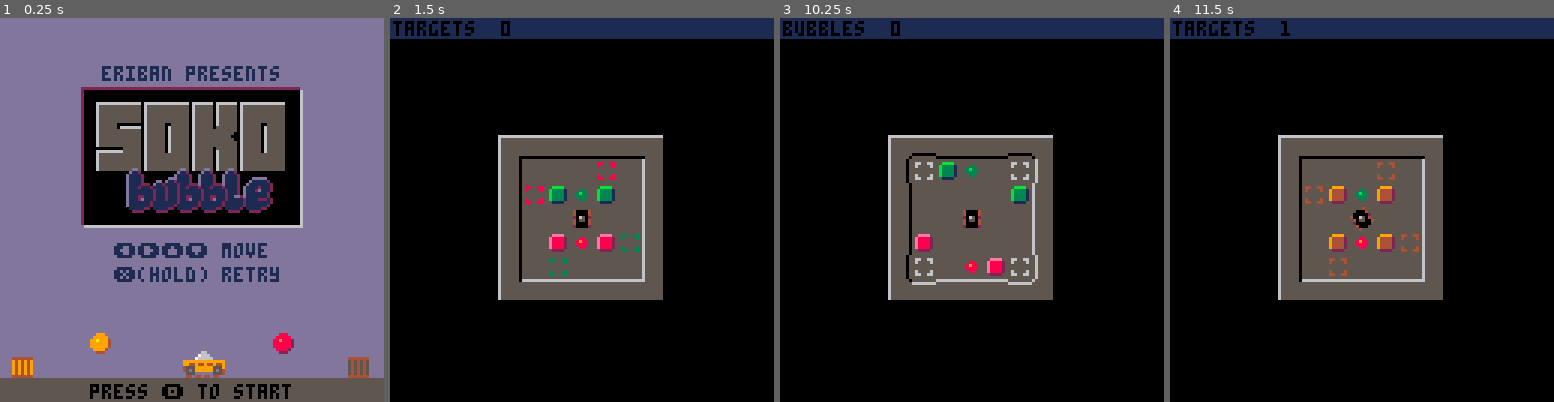
Above: before the commit, frames 1-4 (left to right).
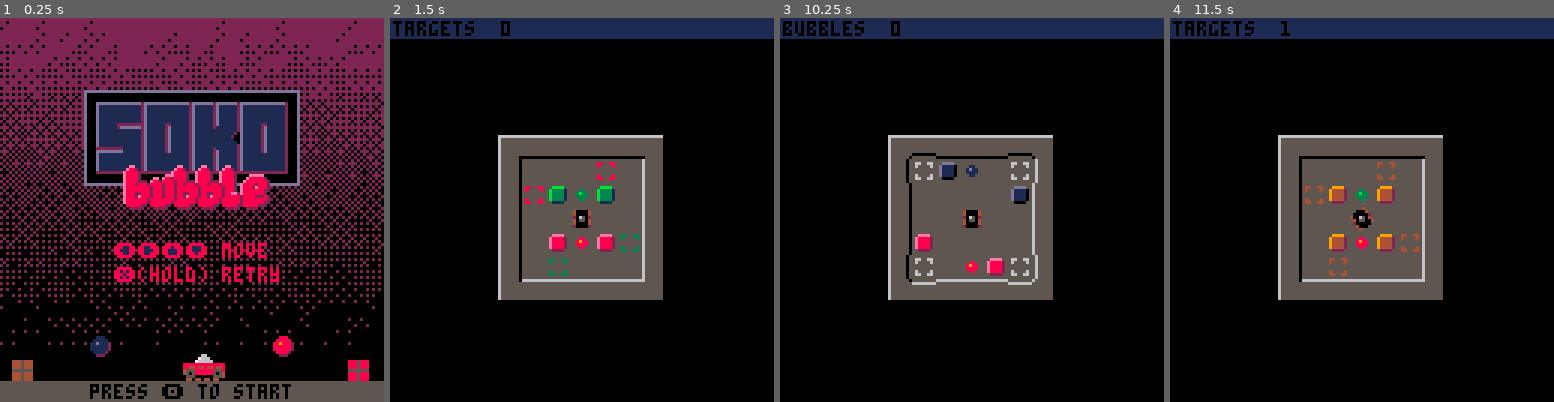
Above: after the commit, the same moments.

Repository: erwinbonsma/SokoBubbleP8
Game: PICO-8 cartridge sokobubble.p8
Two runs of this game, one before a commit and one after it. Both use one fixed random seed, a clock stepped at 60 frames per second and the inputs below.
Inputs:
- Up to frame 1 (0.25 s): no input
- Up to frame 2 (1.5 s): tap O (Z key) at 0.33, 0.7, 1.43 s; tap X (X key) at 1.07 s
- Up to frame 3 (10.25 s): hold Left 1.97-2.37 s; tap X (X key) every 0.33 s from 2.07 to 10.07 s; tap O (Z key) every 0.88 s from 2.22 to 10.17 s; hold Down 2.42-2.82 s; hold Right 2.87-3.53 s; hold Up 3.58-4.08 s; hold Right 4.13-4.53 s; hold Down 4.58-5.08 s; hold Left 5.13-5.8 s; hold Up 5.85-6.18 s; hold Left 6.23-6.63 s; hold Down 6.68-7.08 s; hold Right 7.13-7.8 s; hold Up 7.85-8.35 s; hold Right 8.4-8.8 s; hold Down 8.85-9.35 s; hold Left 9.4-10.07 s; hold Up from 10.12 s (still down)
- Up to frame 4 (11.5 s): tap X (X key) every 0.33 s from 10.4 to 11.4 s; release Up at 10.45 s; hold Left 10.5-10.9 s; hold Down 10.95-11.35 s; tap O (Z key) at 11.05 s; hold Right from 11.4 s (still down)

The runs differ from the first frame. In frame 1, 89% of the frame differs, in the area x 0-100%, y 0-95%; in frame 2, nothing differs; in frame 3, 0.5%; in frame 4, nothing differs.

Commit message:
Tweak title screen; add gradient background

Diff:
--- a/sokobubble.p8
+++ b/sokobubble.p8
@@ -831,7 +831,7 @@
   car={
    x=60,
    dx=0.5,
-   c=1
+   c=2
   },
   boxr={
    x=116
@@ -880,8 +880,8 @@
     sfx(0)
    end
   elseif car.x<40 then
-   if car.c!=1 then sfx(5) end
-   car.c=1
+   if car.c!=4 then sfx(5) end
+   car.c=4
   elseif car.x<64 then
    title.boxr.x=116
    title.boxr.touched=false
@@ -889,69 +889,114 @@
  end
 end
 
+function soko_title_pal()
+ pal(15,2)
+ pal(5,1)
+ pal(6,13)
+end
+
 function label_draw()
  cls()
 
+ soko_title_pal()
  map(0,15,0,4,8,3)
- for x=0,7 do
+ for x=0,6 do
   for y=0,1 do
    spr(128+x+y*16,x*8+8,y*8+26)
   end
  end
-
+ pal()
+
+ pal(15,0)
  spr(160,24,48,2,2)
- spr(168,4,50)
- spr(184,52,56)
-end
+ spr(166,4,50)
+ spr(182,52,56)
+end
+
+fillpats={
+ 0b1111111111111111,
+ 0b0111111111111111,
+ 0b0111111111011111,
+ 0b0101111111011111,
+ 0b0101111101011111,
+ 0b0101101101011111,
+ 0b0101101101011110,
+ 0b0101101001011110,
+ 0b0101101001011010,
+ 0b0001101001011010,
+ 0b0001101001001010,
+ 0b0000101001001010,
+ 0b0000101000001010,
+ 0b0000001000001010,
+ 0b0000001000001000
+}
 
 function title_draw()
- cls(13)
- rect(27,23,99,68,2)
- rect(28,24,100,69,6)
- rectfill(28,24,99,68,0)
-
- pal(15,0)
+ srand(127)
+ local p=0
+ for y=0,31 do
+  for x=0,31 do
+   local i=1+min(
+    y\1.7+flr(rnd(3)),16
+   )
+   fillp(fillpats[18-i])
+   rectfill(
+    x*4,y*4,
+    x*4+3,y*4+3,2
+   )
+  end
+ end
+ fillp()
+
+ rectfill(28,24,99,55,0)
+ rect(28,24,99,55,13)
+
+ soko_title_pal()
  map(0,15,32,28,8,3)
- for x=0,7 do
+ for x=0,6 do
   for y=0,1 do
-   spr(128+x+y*16,x*8+41,y*8+50)
-  end
- end
-
- rectfill(0,120,127,127,5)
-
+   spr(128+x+y*16,x*8+40,y*8+49)
+  end
+ end
+ pal()
+
+ rectfill(0,121,127,127,5)
+
+ for i=0,4 do
+  local x=40+(i%4)*8
+  local y=76+(i\4)*8
+  rectfill(x,y,x+2,y+2,1)
+ end
  print(
-  "eriban presents",34,16,1
- )
-
+  "⬅️➡️⬆️⬇️ move",38,75,8
+ )
  print(
-  "⬅️➡️⬆️⬇️ move",38,75,1
- )
- print(
-  "❎(hold) retry",38,83,1
+  "❎(hold) retry",38,83,8
  )
 
  print(
   "press 🅾️ to start",30,122,0
  )
 
+ pal(15,0)
+
  --draw bubbles
- spr(166,30,105)
- spr(167,91,105)
+ spr(166,30,106)
+ spr(167,91,106)
 
  --draw car
  local car=title.car
  pal(1,colors[car.c])
  spr(
   160+2*((car.x%3)\1),
-  car.x-8,104,
+  car.x-8,105,
   2,2
  )
 
  --draw boxes
- pal(colors[3-car.c],5)
- spr(183,title.boxr.x,112)
- spr(182,title.boxl.x,112)
+ pal(colors[6-car.c],4)
+ spr(183,title.boxr.x,113)
+ spr(182,title.boxl.x,113)
  pal()
 end
 
@@ -1223,8 +1268,8 @@
 3556002f0055653535450025000075353500000000000035356600757500763535250056000025351b350000560031340000000000000000000000000000000000000000000000000000000000000000000000000000000000000000000000000000000000000000000000000000000000000000000000000000000000000000
 333636363636363433363636363636343336363636363634183636363636361918363636363636191b3336363636341b0000000000000000000000000000000000000000000000000000000000000000000000000000000000000000000000000000000000000000000000000000000000000000000000000000000000000000
 31293636362932313636363636323136363636363231363636363636323a3b38373731380000000000000000000000000000000000000000000000000000000000000000000000000000000000000000000000000000000000000000000000000000000000000000000000000000000000000000000000000000000000000000
-264d6066004d28350000005500353510000000003535100000000000351b351c3e3c3e380000000000000000000000000000000000000000000000000000000000000000000000000000000000000000000000000000000000000000000000000000000000000000000000000000000000000000000000000000000000000000
-35000000006035355560666000353500600040003535000000000000351b391b393933380000000000000000000000000000000000000000000000000000000000000000000000000000000000000000000000000000000000000000000000000000000000000000000000000000000000000000000000000000000000000000
+264d7076004d28350000005500353510000000003535100000000000351b351c3e3c3e380000000000000000000000000000000000000000000000000000000000000000000000000000000000000000000000000000000000000000000000000000000000000000000000000000000000000000000000000000000000000000
+35000000007035355560666000353500600040003535000000000000351b391b393933380000000000000000000000000000000000000000000000000000000000000000000000000000000000000000000000000000000000000000000000000000000000000000000000000000000000000000000000000000000000000000
 3500001000003535000010000035350050660056353565506656605535313831173117370000000000000000000000000000000000000000000000000000000000000000000000000000000000000000000000000000000000000000000000000000000000000000000000000000000000000000000000000000000000000000
 3550000000003535005056506535350070004d4d2835655066566055353e3835353535390000000000000000000000000000000000000000000000000000000000000000000000000000000000000000000000000000000000000000000000000000000000000000000000000000000000000000000000000000000000000000
 264d0056504d2835006500000035350000764d482835000000000000353338393933194f0000000000000000000000000000000000000000000000000000000000000000000000000000000000000000000000000000000000000000000000000000000000000000000000000000000000000000000000000000000000000000
Not shown, changed: 32 lines of the sprite sheet (__gfx__) section of sokobubble.p8
